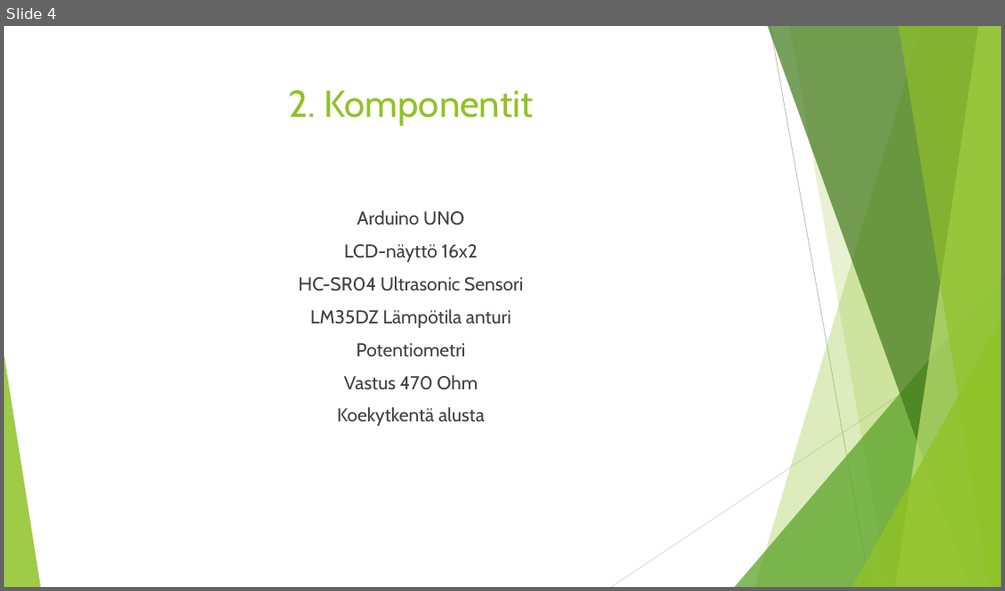
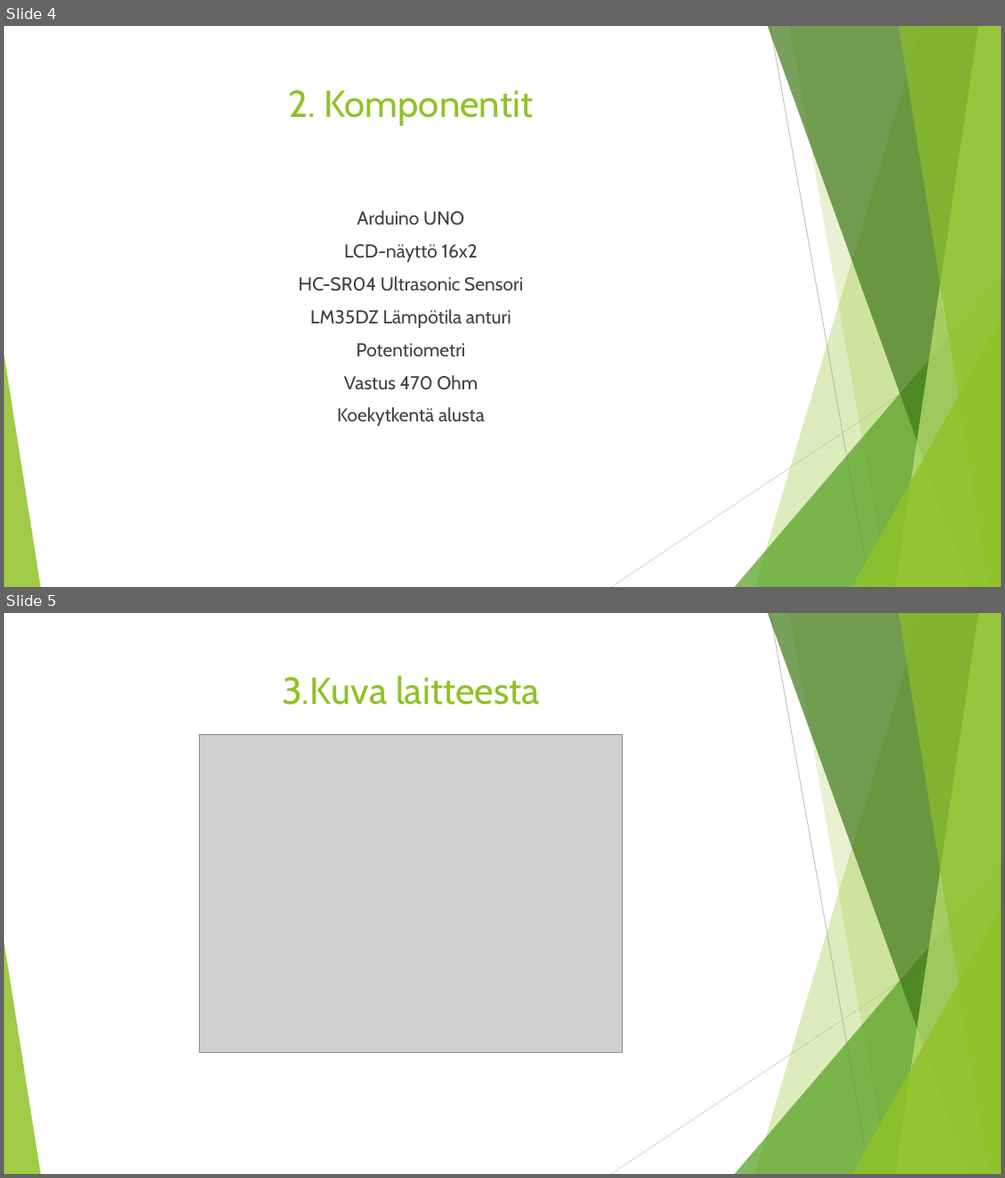
Before and after one commit to Turzik11/Projekti, a slide deck: Projekti.pptx. Shown one above the other, each under a label of ours: slide 4 before the commit, slides 4 and 5 after it. The pictures are 1005x591 and 1005x1178 pixels, drawn with LibreOffice and Linux fonts; fonts in the diff are those of the drawing; grey boxes stand for pictures. Boxes give left, top, right and bottom in pixels: in the first picture for what was removed or moved away, otherwise in the second. Text is boxed around its words. In the diff, an @@ line names an element or a change of style, - is before the commit and + after.

```diff
--- a/Projekti.pptx
+++ b/Projekti.pptx
@@ slide 5 added at (4,613,1001,1174), background #FFFFFF; not listed: 10 template elements that a slide beside it also shows @@
@@ title added at (282,675,540,705), 36 pt, text #90C226 @@
+3.Kuva laitteesta
@@ picture added at (199,735,623,1052) @@
```
Also in this commit, not shown: 1 slide changed, 1 other slide added.
